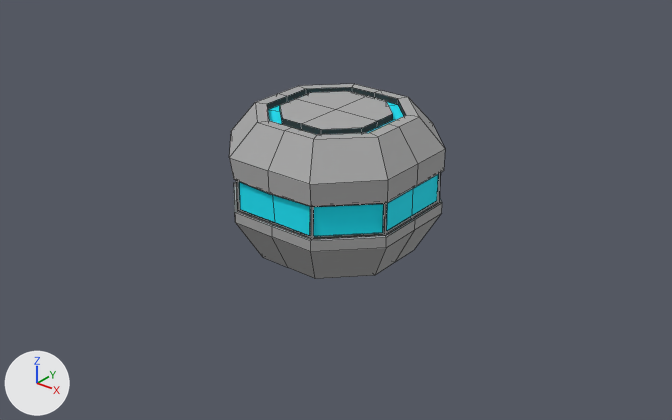
One commit to the FBX model BODY/Assets/Main/Meshes/Interactable/platform_01.FBX: the scene before it, then after it.
Camera for both pictures: a 50 mm camera at (2.37, -2.95, 1.54) aimed at (0.04, -0.05, -0.26). Lighting does not change. The marker at lower left points along +X, +Y and +Z. Mesh edges are drawn as thin lines. Where no turn or scale is listed for an object, it has been applied to the vertices.

In view in the first picture: 'platform_01'.
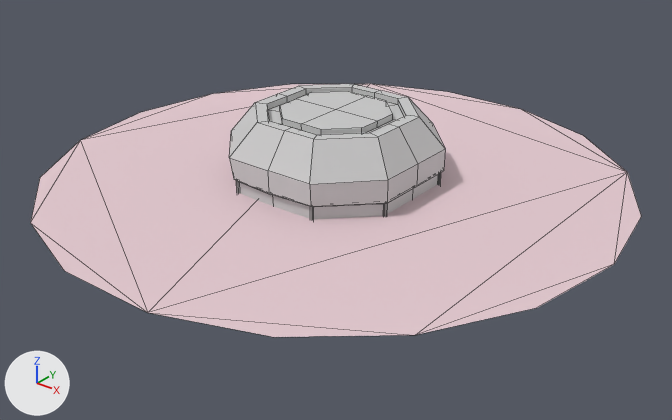
The change, as a list of edits to the scene's bpy script:
```text
Add mat_platform_01:
    mat_platform_01 = principled_material('platform_01')
    mat_platform_01.base_color = (0.588, 0.588, 0.588)  # light grey #cacaca
    mat_platform_01.roughness = 0.859
Add mat_platform_01_extend:
    mat_platform_01_extend = principled_material('Platform_01_extend')
    mat_platform_01_extend.base_color = (0.776, 0.588, 0.631)  # light grey #e4cad0
    mat_platform_01_extend.roughness = 0.859
Change me_mesh:
    where me_mesh.from_pydata(...)  # 274 vertices, 268 faces; spans x -0.43..0.43, y -0.433..0.433, z -0.443..0.19
    used by ob_platform_01; location = (0.0, 0.0, 0.0)
    me_mesh part 1: all 104 faces that had it switch from mat_base (grey #a7a7a7) to mat_platform_01 (light grey #cacaca)
    me_mesh part 2: all 36 faces that had it switch from mat_glow (cyan #00eaff) to mat_platform_01 (light grey #cacaca)
    me_mesh part 3: all 128 faces that had it switch from mat_glowkante (black #323535) to mat_platform_01 (light grey #cacaca)
Add me_mesh_001:
    me_mesh_001.from_pydata([(1.3, 0.0, -0.12), (1.22, 0.44, -0.12), (1.0, 0.84, -0.12), (0.65, 1.13, -0.12), (0.23, 1.28, -0.12), (-0.23, 1.28, -0.12), (-0.65, 1.13, -0.12), (-1.0, 0.84, -0.12), (-1.22, 0.44, -0.12), (-1.3, 0.0, -0.12), (-1.22, -0.44, -0.12), (-1.0, -0.84, -0.12), (-0.65, -1.13, -0.12), (-0.23, -1.28, -0.12), (0.23, -1.28, -0.12), (0.65, -1.13, -0.12), (1.0, -0.84, -0.12), (1.22, -0.44, -0.12)], [], [(0, 1, 2), (2, 3, 4), (4, 5, 6), (2, 4, 6), (6, 7, 8), (8, 9, 10), (6, 8, 10), (10, 11, 12), (12, 13, 14), (10, 12, 14), (6, 10, 14), (2, 6, 14), (14, 15, 16), (2, 14, 16), (0, 2, 16), (17, 0, 16)])
    me_mesh_001.materials.append(mat_platform_01_extend)  # light grey #e4cad0
Add ob_platform_01_extend:
    ob_platform_01_extend = bpy.data.objects.new('platform_01_extend', me_mesh_001)
    ob_platform_01_extend.location = (0.0, 0.0, 0.0)
```

Changed parts and their boxes (x1, y1, x2, y2) in the pictures (672 x 420 px):
'platform_01_extend', added: after (30, 84, 642, 337)
part 1 of me_mesh, recoloured: (229, 84, 445, 206) in both
part 2 of me_mesh, recoloured (cyan to grey): before (239, 96, 439, 236); after (239, 96, 439, 219)
part 3 of me_mesh, recoloured (cyan to grey): (236, 87, 441, 220) in both
